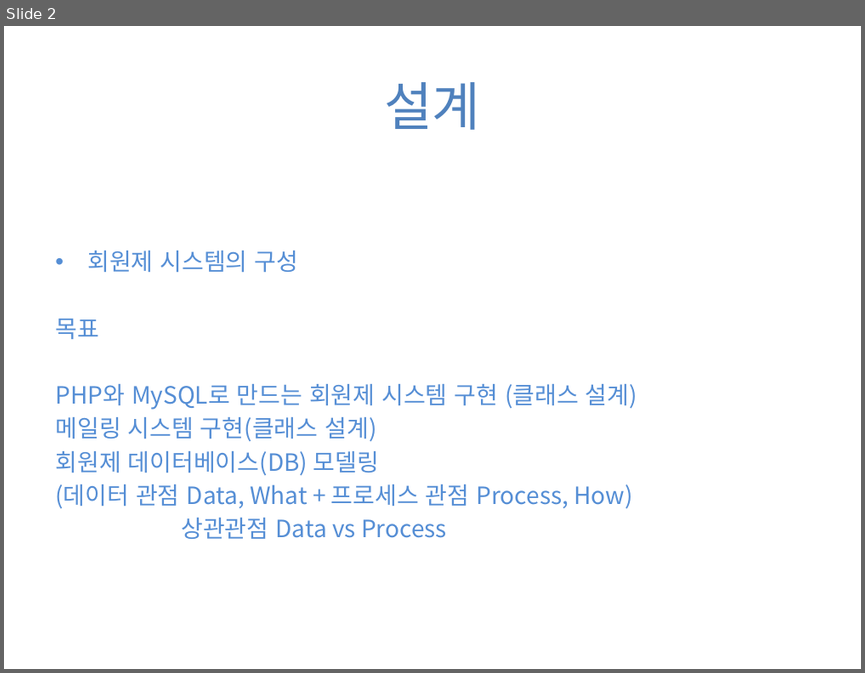
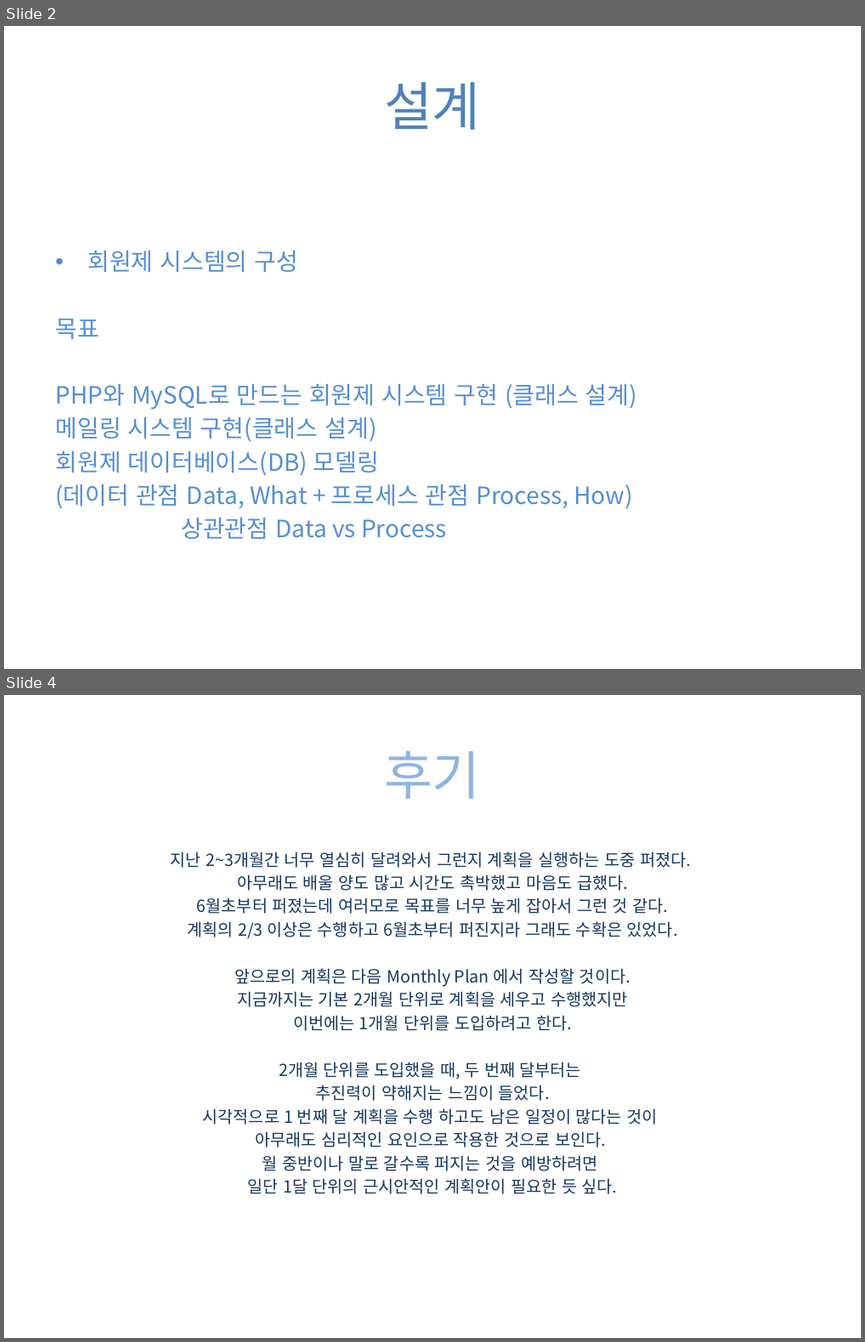
Before and after one commit to madforre/Laravel, a slide deck: Monthly Plan.pptx. Shown one above the other, each under a label of ours: slide 2 before the commit, slides 2 and 4 after it; the slides between them are not shown. The pictures are 865x673 and 865x1342 pixels, drawn with LibreOffice and Linux fonts; fonts in the diff are those of the drawing. Boxes give left, top, right and bottom in pixels: in the first picture for what was removed or moved away, otherwise in the second. Text is boxed around its words. In the diff, an @@ line names an element or a change of style, - is before the commit and + after.

```diff
--- a/Monthly Plan.pptx
+++ b/Monthly Plan.pptx
@@ slide 4 added at <box>4,695,861,1338</box>, background #FFFFFF @@
@@ title added at <box>384,751,480,799</box>, 44 pt, text #8EB4E3 @@
+후기
@@ text added at <box>171,851,691,1194</box>, 14 pt, text #17375E @@
+지난 2~3개월간 너무 열심히 달려와서 그런지 계획을 실행하는 도중 퍼졌다.
+아무래도 배울 양도 많고 시간도 촉박했고 마음도 급했다.
+6월초부터 퍼졌는데 여러모로 목표를 너무 높게 잡아서 그런 것 같다.
+계획의 2/3 이상은 수행하고 6월초부터 퍼진지라 그래도 수확은 있었다.
+앞으로의 계획은 다음 Monthly Plan 에서 작성할 것이다.
+지금까지는 기본 2개월 단위로 계획을 세우고 수행했지만
+이번에는 1개월 단위를 도입하려고 한다.
+2개월 단위를 도입했을 때, 두 번째 달부터는
+추진력이 약해지는 느낌이 들었다.
+시각적으로 1 번째 달 계획을 수행 하고도 남은 일정이 많다는 것이
+아무래도 심리적인 요인으로 작용한 것으로 보인다.
+월 중반이나 말로 갈수록 퍼지는 것을 예방하려면
+일단 1달 단위의 근시안적인 계획안이 필요한 듯 싶다.
```
Also in this commit, not shown: 1 slide changed, 1 slide removed, 2 other files.
